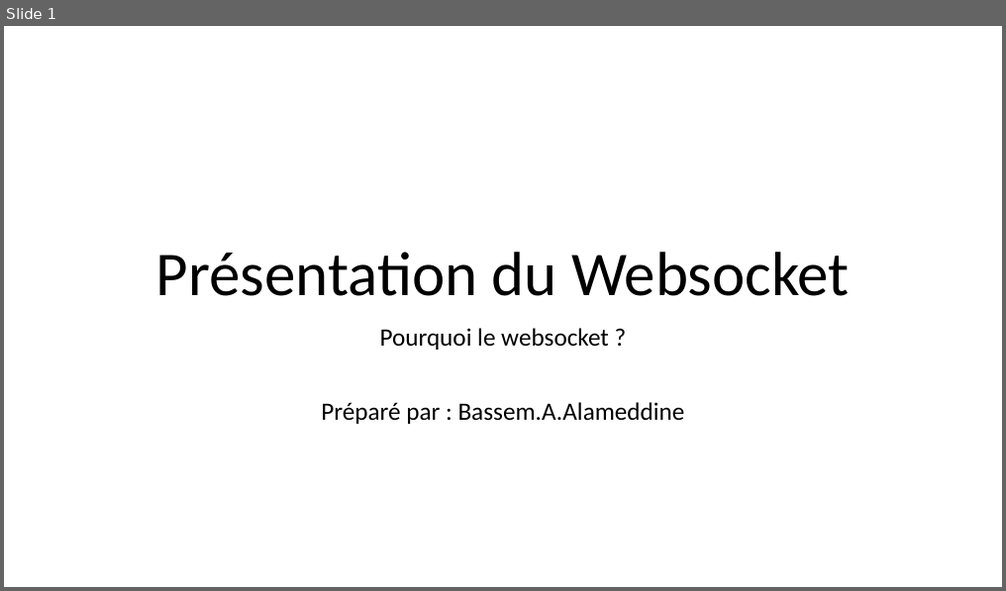
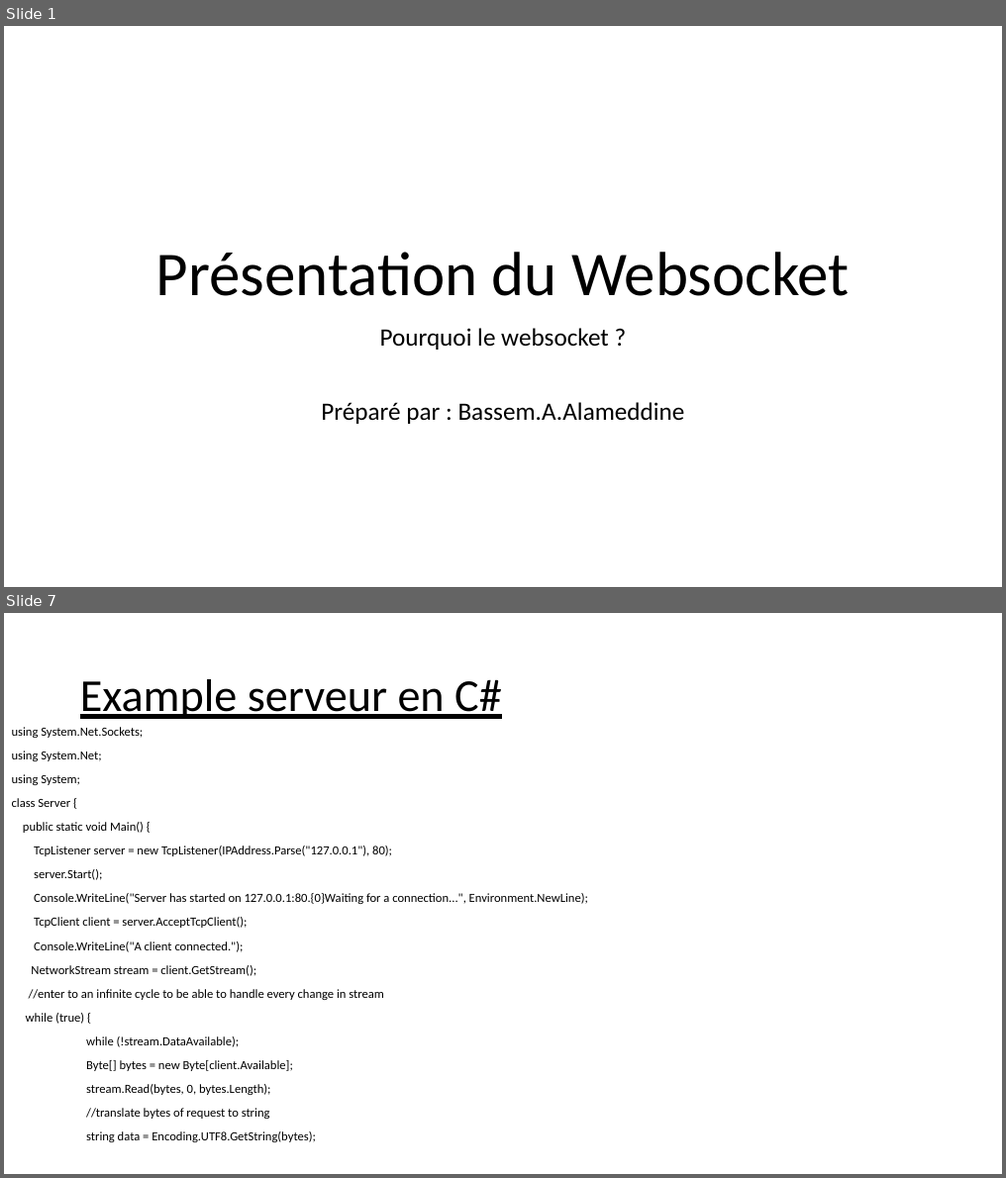
Before and after one commit to balamddine/NewHtml5, a slide deck: Websocket/Websocket.pptx. Shown one above the other, each under a label of ours: slide 1 before the commit, slides 1 and 7 after it; the slides between them are not shown. The pictures are 1006x591 and 1006x1178 pixels, drawn with LibreOffice and Linux fonts; fonts in the diff are those of the drawing. Boxes give left, top, right and bottom in pixels: in the first picture for what was removed or moved away, otherwise in the second. Text is boxed around its words. In the diff, an @@ line names an element or a change of style, - is before the commit and + after.

```diff
--- a/Websocket/Websocket.pptx
+++ b/Websocket/Websocket.pptx
@@ slide 7 added at [4,613,1002,1174], background #FFFFFF @@
@@ title added at [80,679,502,719], 44 pt, text #000000, underline @@
+Example serveur en C#
@@ text added at [12,727,588,1143], 12 pt, text #000000 @@
+using System.Net.Sockets;
+using System.Net;
+using System;
+class Server {
+public static void Main() {
+TcpListener server = new TcpListener(IPAddress.Parse("127.0.0.1"), 80);
+server.Start();
+Console.WriteLine("Server has started on 127.0.0.1:80.{0}Waiting for a connection...", Environment.NewLine);
+TcpClient client = server.AcceptTcpClient();
+Console.WriteLine("A client connected.");
+NetworkStream stream = client.GetStream();
+//enter to an infinite cycle to be able to handle every change in stream
+while (true) {
+while (!stream.DataAvailable);
+Byte[] bytes = new Byte[client.Available];
+stream.Read(bytes, 0, bytes.Length);
+//translate bytes of request to string
+string data = Encoding.UTF8.GetString(bytes);
```
Also in this commit, not shown: 1 slide changed, 9 other slides added.
